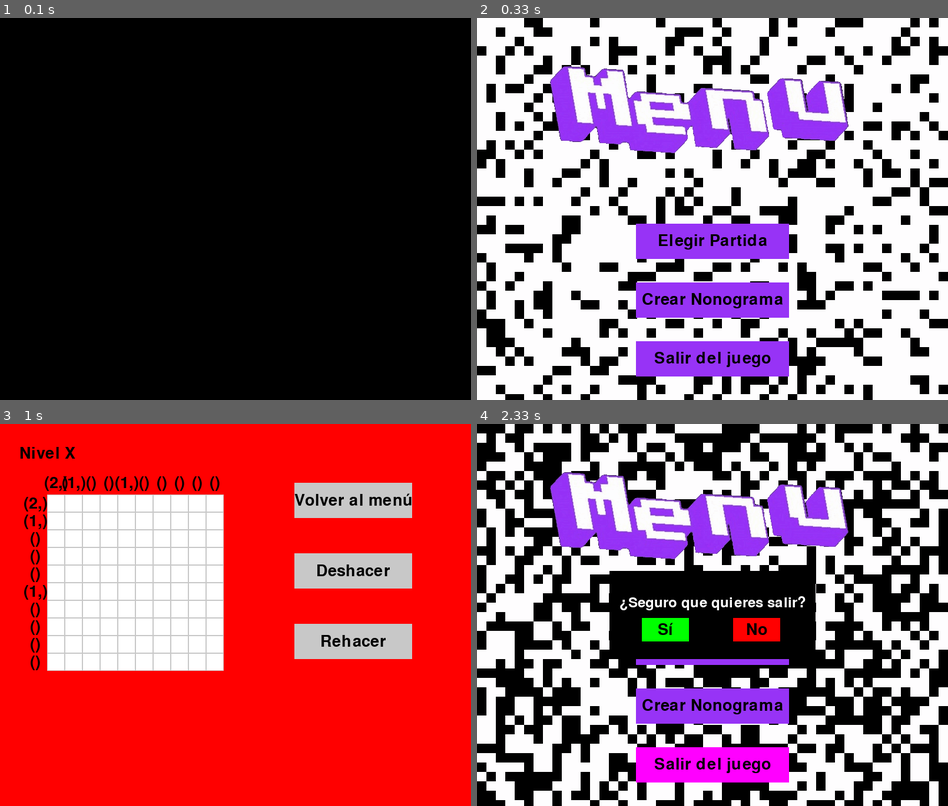
Above: before the commit, frames 1-4 (two rows, left to right).
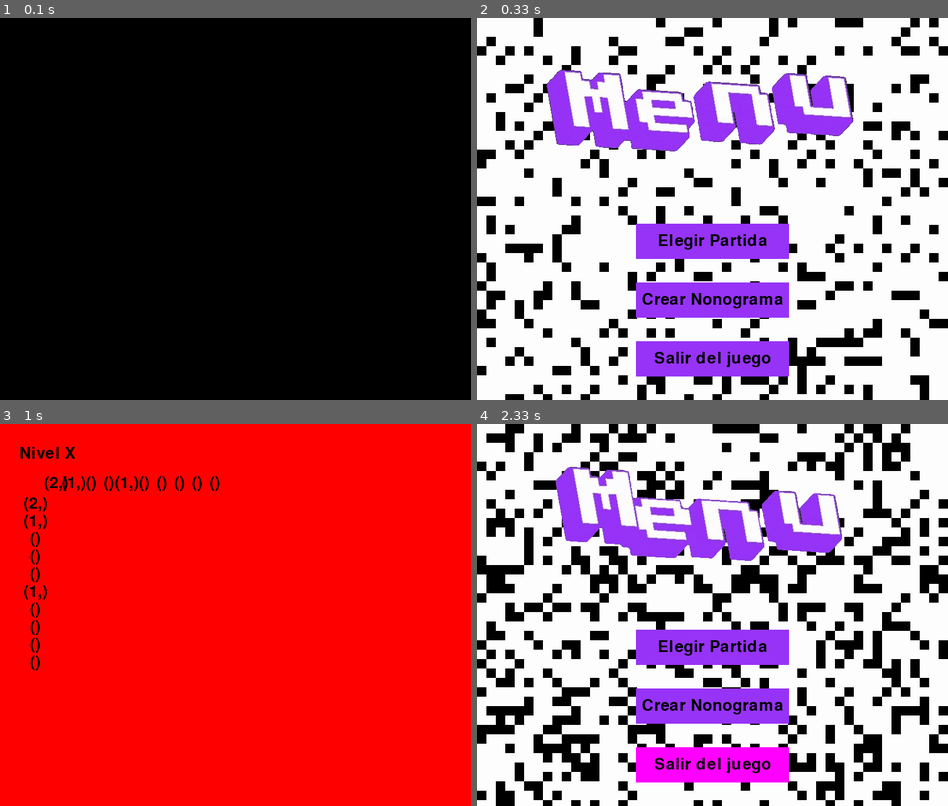
Above: after the commit, the same moments.

Repository: Diego-ipt/Pygame_nonograma
Game: pygame game, started from inicio.py
The game is run twice, just before and just after one commit, with the same random seed, the same clock (stepped at 60 frames per second) and the same inputs.
Inputs (mouse positions are in pixels of both pictures, inside the frame that each line leads up to):
- Up to frame 1 (0.1 s): no input
- Up to frame 2 (0.33 s): no input
- Up to frame 3 (1 s): click (216, 630) at 0.43 s; click "Jugar" at 0.72 s
- Up to frame 4 (2.33 s): click (830, 500) at 1.05 s; click "Crear Nonograma" at 1.47 s; click "Volver al menú" at 1.78 s; click "Salir del juego" at 2.17 s

Frame 1 is identical in both runs. In frame 2, 13% of the frame differs, in the area x 0-100%, y 0-100%; in frame 3, 24%; in frame 4, 47%.

Commit message:
Codigo de ventana.py organizado en clases

Diff:
--- a/inicio.py
+++ b/inicio.py
@@ -1,49 +1,46 @@
-import sys
-import pygame
-from nonograma_core.ventanas import *
-
-# Inicializar Pygame
-pygame.init()
-
-# Estado inicial del juego
-estado_actual = 'menu_principal'
-
-def cambiar_ventana(nuevo_estado):
-    global estado_actual
-    print(f"Cambiando a ventana: {nuevo_estado}")
-    estado_actual = nuevo_estado
-
-# Bucle principal
-running = True
-while running:
-    for evento in pygame.event.get():
-        if evento.type == pygame.QUIT:
-            running = False
-
-    # Llamar a la función correspondiente según el estado actual
-    if estado_actual == 'menu_principal':
-        menu_principal(cambiar_ventana)
-    elif estado_actual == 'elegir_partida':
-        ventana_elegir_partida(cambiar_ventana)
-    elif estado_actual == 'crear_nonograma':
-        ventana_crear_nonograma(cambiar_ventana)
-    elif estado_actual == 'ventana_nonograma_game':
-        ventana_nonograma_game(cambiar_ventana)
-    elif estado_actual == 'ventana_victoria':
-        ventana_victoria(cambiar_ventana)
-
-    pygame.display.update()
-
-pygame.quit()
-sys.exit()
+from nonograma_core.JuegoNonograma import *
 
 
-# while True:
+# import sys
+# import pygame
+# from nonograma_core.ventanas import *
+
+# # Inicializar Pygame
+# pygame.init()
+
+# # Estado inicial del juego
+# estado_actual = 'menu_principal'
+
+# def cambiar_ventana(nuevo_estado):
+#     global estado_actual
+#     print(f"Cambiando a ventana: {nuevo_estado}")
+#     estado_actual = nuevo_estado
+
+# # Bucle principal
+# running = True
+# while running:
 #     for evento in pygame.event.get():
 #         if evento.type == pygame.QUIT:
-#             pygame.quit()
-#             sys.exit()
+#             running = False
 
-#     ventana_nonograma_game(cambiar_ventana)
+#     # Llamar a la función correspondiente según el estado actual
+#     if estado_actual == 'menu_principal':
+#         menu_principal(cambiar_ventana)
+#     elif estado_actual == 'elegir_partida':
+#         ventana_elegir_partida(cambiar_ventana)
+#     elif estado_actual == 'crear_nonograma':
+#         ventana_crear_nonograma(cambiar_ventana)
+#     elif estado_actual == 'ventana_nonograma_game':
+#         ventana_nonograma_game(cambiar_ventana)
+#     elif estado_actual == 'ventana_victoria':
+#         ventana_victoria(cambiar_ventana)
 
 #     pygame.display.update()
+
+# pygame.quit()
+# sys.exit()
+
+# Para ejecutar el juego
+if __name__ == "__main__":
+    juego_nonograma = JuegoNonograma()
+    juego_nonograma.ejecutar()
--- /dev/null
+++ b/nonograma_core/JuegoNonograma.py
@@ -0,0 +1,49 @@
+import sys
+import pygame
+
+from nonograma_core.VentanaMenuPrincipal import *
+from nonograma_core.VentanaElegirPartida import *
+from nonograma_core.VentanaCrearNonograma import *
+from nonograma_core.VentanaNonogramaGame import *
+from nonograma_core.VentanaVictoria import *
+from nonograma_core.AssetManager import *
+
+
+
+class JuegoNonograma:
+    def __init__(self):
+        pygame.init()
+        self.estado_actual = 'menu_principal'
+        self.running = True
+        self.pantalla = pygame.display.set_mode((ancho_pantalla, alto_pantalla))
+        self.asset = AssetManager()
+        self.icono = self.asset.cargar_imagen("Iconojuego.jpg")
+        pygame.display.set_caption("Nonograma_Game")
+        pygame.display.set_icon(icono)
+        # Inicializa la ventana actual
+        self.cambiar_ventana('menu_principal')
+
+    def cambiar_ventana(self, nuevo_estado):
+        print(f"Cambiando a ventana: {nuevo_estado}")
+        if nuevo_estado == 'menu_principal':
+            self.ventana_actual = VentanaMenuPrincipal(self.pantalla, self.cambiar_ventana)
+        elif nuevo_estado == 'elegir_partida':
+            self.ventana_actual = VentanaElegirPartida(self.pantalla, self.cambiar_ventana)
+        elif nuevo_estado == 'crear_nonograma':
+            self.ventana_actual = VentanaCrearNonograma(self.pantalla, self.cambiar_ventana)
+        elif nuevo_estado == 'ventana_nonograma_game':
+            self.ventana_actual = VentanaNonogramaGame(self.pantalla, self.cambiar_ventana)
+        elif nuevo_estado == 'ventana_victoria':
+            self.ventana_actual = VentanaVictoria(self.pantalla, self.cambiar_ventana)
+
+    def ejecutar(self):
+        while self.running:
+            for evento in pygame.event.get():
+                if evento.type == pygame.QUIT:
+                    self.running = False
+            # Llamar a la función de dibujo de la ventana actual
+            self.ventana_actual.dibujar()
+            pygame.display.update()
+
+        pygame.quit()
+        sys.exit()
--- /dev/null
+++ b/nonograma_core/VentanaBase.py
@@ -0,0 +1,15 @@
+import sys
+import pygame
+from nonograma_core.AssetManager import *
+
+class VentanaBase:
+    def __init__(self, pantalla, cambiar_ventana):
+        self.pantalla = pantalla
+        self.cambiar_ventana = cambiar_ventana
+        self.reloj = pygame.time.Clock()
+
+    def manejar_eventos(self):
+        pass
+
+    def dibujar(self):
+        pass
--- /dev/null
+++ b/nonograma_core/VentanaCrearNonograma.py
@@ -0,0 +1,15 @@
+from nonograma_core.elementos_menus import *
+from nonograma_core.colores import *
+from nonograma_core.ventana_nonograma import *
+from nonograma_core.nonograma_numeros import *
+from nonograma_core.VentanaBase import *
+from nonograma_core.AssetManager import *
+
+class VentanaCrearNonograma(VentanaBase):
+    def __init__(self, pantalla, cambiar_ventana):
+        super().__init__(pantalla, cambiar_ventana)
+
+    def dibujar(self):
+        self.pantalla.fill(GRIS)
+        mostrar_texto("Crear Nonograma", fuente, NEGRO, self.pantalla, 400, 100)
+        boton("Volver al menú", 300, 400, 200, 60, GRIS, AZUL_OSCURO, self.pantalla, lambda: self.cambiar_ventana('menu_principal'))
--- /dev/null
+++ b/nonograma_core/VentanaElegirPartida.py
@@ -0,0 +1,15 @@
+from nonograma_core.elementos_menus import *
+from nonograma_core.colores import *
+from nonograma_core.ventana_nonograma import *
+from nonograma_core.nonograma_numeros import *
+from nonograma_core.VentanaBase import *
+
+class VentanaElegirPartida(VentanaBase):
+    def __init__(self, pantalla, cambiar_ventana):
+        super().__init__(pantalla, cambiar_ventana)
+
+    def dibujar(self):
+        self.pantalla.fill(GRIS)
+        mostrar_texto("Elegir Partida", fuente, NEGRO, self.pantalla, 400, 100)
+        boton("Volver al menú", 300, 400, 200, 60, GRIS, AZUL_OSCURO, self.pantalla, lambda: self.cambiar_ventana('menu_principal'))
+        boton("Jugar", 300, 500, 200, 60, GRIS, AZUL_OSCURO, self.pantalla, lambda: self.cambiar_ventana('ventana_nonograma_game'))
--- /dev/null
+++ b/nonograma_core/VentanaMenuPrincipal.py
@@ -0,0 +1,55 @@
+import sys
+import pygame
+from nonograma_core.elementos_menus import *
+from nonograma_core.colores import *
+from nonograma_core.ventana_nonograma import *
+from nonograma_core.nonograma_numeros import *
+from nonograma_core.VentanaBase import *
+from nonograma_core.AssetManager import *
+
+
+class VentanaMenuPrincipal(VentanaBase):
+    def __init__(self, pantalla, cambiar_ventana):
+        super().__init__(pantalla, cambiar_ventana)
+        self.indice_fotograma_menu = 0
+        self.asset = AssetManager()
+        self.menu = self.asset.cargar_fotogramas("menu")
+        self.grid_estado = [[False for _ in range(50)] for _ in range(50)]
+        self.confirmando = False
+
+    def dibujar(self):
+        actualizar_grid(self.grid_estado)
+        self.pantalla.fill(BLANCO)
+        dibujar_grid(self.pantalla, 50, 50, 16, NEGRO, BLANCO_MENU, self.grid_estado)
+        self.indice_fotograma_menu = mostrar_fotogramas(self.menu, self.indice_fotograma_menu, 75, 0, self.pantalla)
+
+        boton("Elegir Partida", 270, 350, 260, 60, VIOLETA_MENU, FUCSIA, self.pantalla, lambda: self.cambiar_ventana('elegir_partida'))
+        boton("Crear Nonograma", 270, 450, 260, 60, VIOLETA_MENU, FUCSIA, self.pantalla, lambda: self.cambiar_ventana('crear_nonograma'))
+        boton("Salir del juego", 270, 550, 260, 60, VIOLETA_MENU, FUCSIA, self.pantalla, self.iniciar_ventana_confirmacion)
+        self.reloj.tick(10)
+
+        if self.confirmando:
+            self.ventana_confirmacion()
+
+        self.reloj.tick(80) #fps
+
+    def iniciar_ventana_confirmacion(self):
+        self.confirmando = True
+
+    def ventana_confirmacion(self):
+        confirm_width, confirm_height = 350, 150
+
+        confirm_rect = pygame.Rect((ancho_pantalla // 2 - confirm_width // 2, alto_pantalla // 2 - confirm_height // 2), (confirm_width, confirm_height))
+
+        pygame.draw.rect(self.pantalla, NEGRO, confirm_rect)
+        mostrar_texto("¿Seguro que quieres salir?", pygame.font.SysFont(None, 36), BLANCO, self.pantalla, ancho_pantalla // 2, alto_pantalla // 2 - 20)
+
+        boton("Sí", confirm_rect.left + 55, confirm_rect.top + 80, 80, 40, VERDE, VERDE_PRESIONADO, self.pantalla, self.salir_del_juego)
+        boton("No", confirm_rect.right - 140, confirm_rect.top + 80, 80, 40, ROJO, ROJO_PRESIONADO, self.pantalla, self.cancelar_ventana_confirmacion)
+
+    def cancelar_ventana_confirmacion(self):
+        self.confirmando = False
+
+    def salir_del_juego(self):
+        pygame.quit()
+        sys.exit()
--- /dev/null
+++ b/nonograma_core/VentanaNonogramaGame.py
@@ -0,0 +1,55 @@
+import pygame
+from nonograma_core.elementos_menus import *
+from nonograma_core.colores import *
+from nonograma_core.ventana_nonograma import *
+from nonograma_core.nonograma_numeros import *
+from nonograma_core.VentanaBase import *
+from nonograma_core.AssetManager import *
+
+
+class VentanaNonogramaGame(VentanaBase):
+    def __init__(self, pantalla, cambiar_ventana):
+        super().__init__(pantalla, cambiar_ventana)
+        self.game = Game()
+        self.running = True
+
+    def dibujar(self):
+        self.pantalla.fill(ROJO)
+        pygame.display.set_caption("Nonograma Game")
+        mostrar_texto("Nivel X", fuente, NEGRO, self.pantalla, 80, 50)
+        filas, columnas = procesar_matriz(self.game.board.matriz_solucion)
+        game_position = (80, 120)
+        tamano_celda = self.game.getCellSize()
+
+        for i, fila in enumerate(filas):
+            mostrar_texto(str(fila), fuente, NEGRO, self.pantalla, game_position[0] - 20, game_position[1] + i * tamano_celda + tamano_celda // 2)
+
+        for j, columna in enumerate(columnas):
+            mostrar_texto(str(columna), fuente, NEGRO, self.pantalla, game_position[0] + j * tamano_celda + tamano_celda // 2, game_position[1] - 20)
+
+        self.running = True
+
+        while self.running:
+            events = pygame.event.get()
+            print("hola")
+            for event in events:
+                if event.type == pygame.MOUSEBUTTONDOWN:
+                    raton = pygame.mouse.get_pos()
+                    if 500 <= raton[0] <= 700 and 100 <= raton[1] <= 160:
+                        self.cambiar_ventana('menu_principal')
+                        self.running = False
+                    elif 500 <= raton[0] <= 700 and 220 <= raton[1] <= 280:
+                        self.game.deshacer()
+                    elif 500 <= raton[0] <= 700 and 340 <= raton[1] <= 400:
+                        self.game.rehacer()
+
+        boton("Volver al menú", 500, 100, 200, 60, GRIS, AZUL_OSCURO, self.pantalla)
+        boton("Deshacer", 500, 220, 200, 60, GRIS, AZUL_OSCURO, self.pantalla)
+        boton("Rehacer", 500, 340, 200, 60, GRIS, AZUL_OSCURO, self.pantalla)
+
+        if self.game.run(self.pantalla, *game_position, events=events):
+            self.cambiar_ventana('ventana_victoria')
+            self.running = False
+
+        pygame.display.flip()  # Actualiza la pantalla en cada iteración del bucle
+        self.reloj.tick(60)
--- /dev/null
+++ b/nonograma_core/VentanaVictoria.py
@@ -0,0 +1,21 @@
+from nonograma_core.elementos_menus import *
+from nonograma_core.colores import *
+from nonograma_core.ventana_nonograma import *
+from nonograma_core.nonograma_numeros import *
+from nonograma_core.VentanaBase import *
+from nonograma_core.AssetManager import *
+
+class VentanaVictoria(VentanaBase):
+    def __init__(self, pantalla, cambiar_ventana):
+        super().__init__(pantalla, cambiar_ventana)
+        self.asset = AssetManager()
+        self.trophy = self.asset.cargar_fotogramas("trofeo_win")
+        self.indice_fotograma_trophy = 0
+
+    def dibujar(self):
+        self.pantalla.fill(VIOLETA_MENU)
+        self.indice_fotograma_trophy = mostrar_fotogramas(self.trophy, self.indice_fotograma_trophy, 170, 100, self.pantalla)
+        mostrar_texto("¡Ganaste!", fuente, NEGRO, self.pantalla, 400, 100)
+        boton("Volver al menú", 310, 400, 200, 60, NOTHING, FUCSIA, self.pantalla, lambda: self.cambiar_ventana('menu_principal'))
+
+        self.reloj.tick(30)
--- a/nonograma_core/ventana_nonograma.py
+++ b/nonograma_core/ventana_nonograma.py
@@ -80,6 +80,10 @@
         self.stack = Stack()
         self.stack_redo = Stack()
 
+    def draw_text(self, text, position):
+        text_surface = self.font.render(text, True, (255, 0, 0))
+        self.surface.blit(text_surface, position)
+
     def handle_events(self, events, offset):
         for event in events:
             if event.type == pygame.QUIT:
@@ -90,10 +94,6 @@
                     if self.board.handle_click(pos):
                         self.won = True
                     self.stack.push(pos)
-
-    def draw_text(self, text, position):
-        text_surface = self.font.render(text, True, (255, 0, 0))
-        self.surface.blit(text_surface, position)
 
     def run(self, main_window, x, y, events):
         self.handle_events(events, (x, y))
